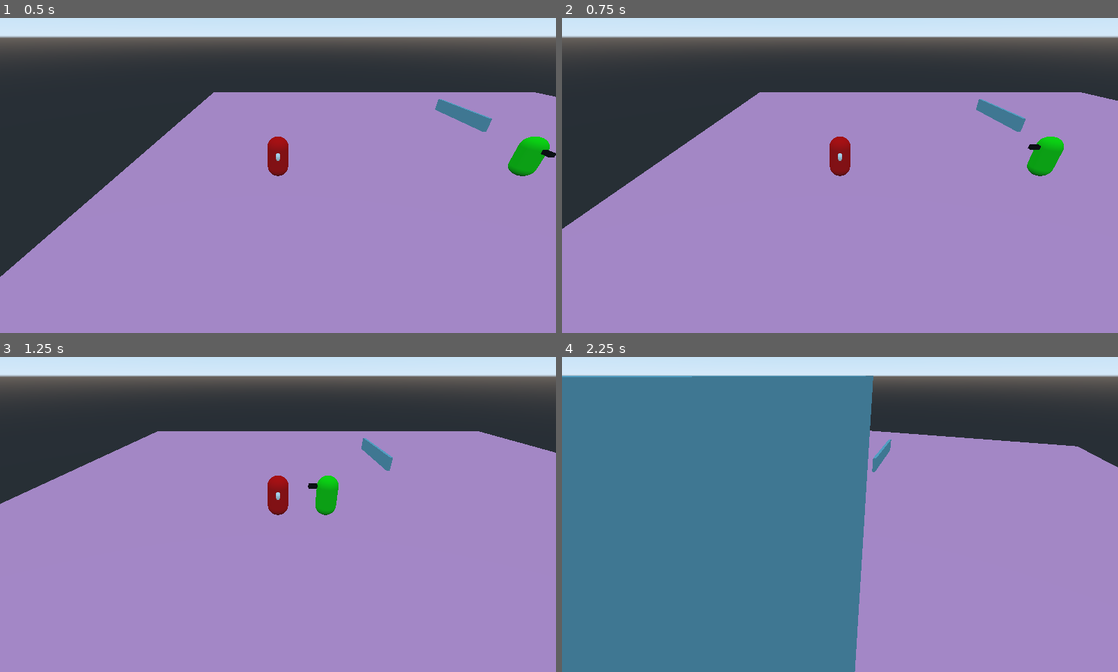
Above: before the commit, frames 1-4 (two rows, left to right).
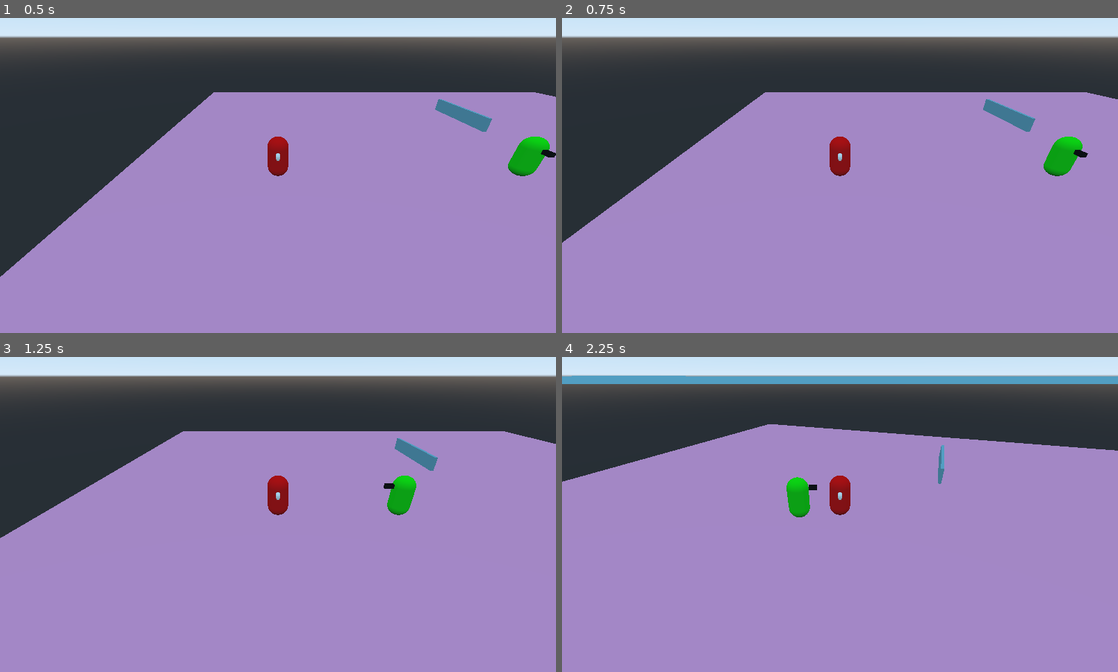
Above: after the commit, the same moments.

Repository: EispriStic/HumanZ
Game: Godot game, scene res://Scenes/TestWorld.tscn
Same seed, same stepped clock (60 frames per second), same inputs: the game is played once before the commit and once after it.
Inputs:
- Up to frame 1 (0.5 s): no input
- Up to frame 2 (0.75 s): tap Enter at 0.5 s; hold Right (ui_right) from 0.53 s (still down); tap Ctrl (accroupie, bound only after the commit) at 0.6 s
- Up to frame 3 (1.25 s): keep holding Right (ui_right)
- Up to frame 4 (2.25 s): release Right (ui_right) at 1.28 s; hold Down (ui_down) 1.28-2.03 s; tap Q (camera_left) at 1.35 s; tap Ctrl (accroupie, bound only after the commit) at 1.55 s; hold Right (ui_right) from 2.03 s (still down); tap E (camera_right) at 2.1 s

Frame 1 is identical in both runs. In frame 2, 2.2% of the frame differs, in the area x 0-100%, y 23-72%; in frame 3, 4.2%; in frame 4, 53%, in the area x 0-100%, y 5-100%.

Commit message:
JOUEUR - Etat accroupie (discret)

Diff:
--- a/Scenes/TestWorld.tscn
+++ b/Scenes/TestWorld.tscn
@@ -45,7 +45,7 @@
 
 [node name="Ground" type="StaticBody" parent="Navigation/NavigationMeshInstance"]
 collision_layer = 4
-collision_mask = 3
+collision_mask = 0
 
 [node name="Mesh" type="MeshInstance" parent="Navigation/NavigationMeshInstance/Ground"]
 transform = Transform( 1, 0, 0, 0, 1, 0, 0, 0, 1, 0, -1, 0 )
--- a/Scripts/Classes/Joueur.gd
+++ b/Scripts/Classes/Joueur.gd
@@ -1,8 +1,11 @@
 extends KinematicBody
 
-export (float) var speed:float = 10
+export (float) var speed = 10
+export (float) var sneek_speed = 5
+var actual_speed = speed
 var velocity_y := 0.0
 var restRot = rotation.y
+var accroupie = false
 
 # Called when the node enters the scene tree for the first time.
 func _ready():
@@ -26,9 +29,9 @@
 		velocity_y = 0.0
 
 	var velocity = Vector3(
-		direction_ground.x * speed,
+		direction_ground.x * actual_speed,
 		velocity_y,
-		direction_ground.y * speed)
+		direction_ground.y * actual_speed)
 
 	move_and_slide(velocity,Vector3.UP)
 
@@ -38,3 +41,9 @@
 		restRot += PI/2
 	if(Input.is_action_just_pressed("camera_right")):
 		restRot -= PI/2
+	if(Input.is_action_just_pressed("accroupie")):
+		accroupie = !accroupie
+		if accroupie:
+			actual_speed = sneek_speed
+		else:
+			actual_speed = speed
--- a/project.godot
+++ b/project.godot
@@ -58,6 +58,12 @@
 "events": [ Object(InputEventKey,"resource_local_to_scene":false,"resource_name":"","device":0,"alt":false,"shift":false,"control":false,"meta":false,"command":false,"pressed":false,"scancode":0,"physical_scancode":69,"unicode":0,"echo":false,"script":null)
  ]
 }
+accroupie={
+"deadzone": 0.5,
+"events": [ Object(InputEventKey,"resource_local_to_scene":false,"resource_name":"","device":0,"alt":false,"shift":false,"control":false,"meta":false,"command":false,"pressed":false,"scancode":16777238,"physical_scancode":0,"unicode":0,"echo":false,"script":null)
+, Object(InputEventKey,"resource_local_to_scene":false,"resource_name":"","device":0,"alt":false,"shift":false,"control":false,"meta":false,"command":false,"pressed":false,"scancode":0,"physical_scancode":67,"unicode":0,"echo":false,"script":null)
+ ]
+}
 
 [layer_names]
 
